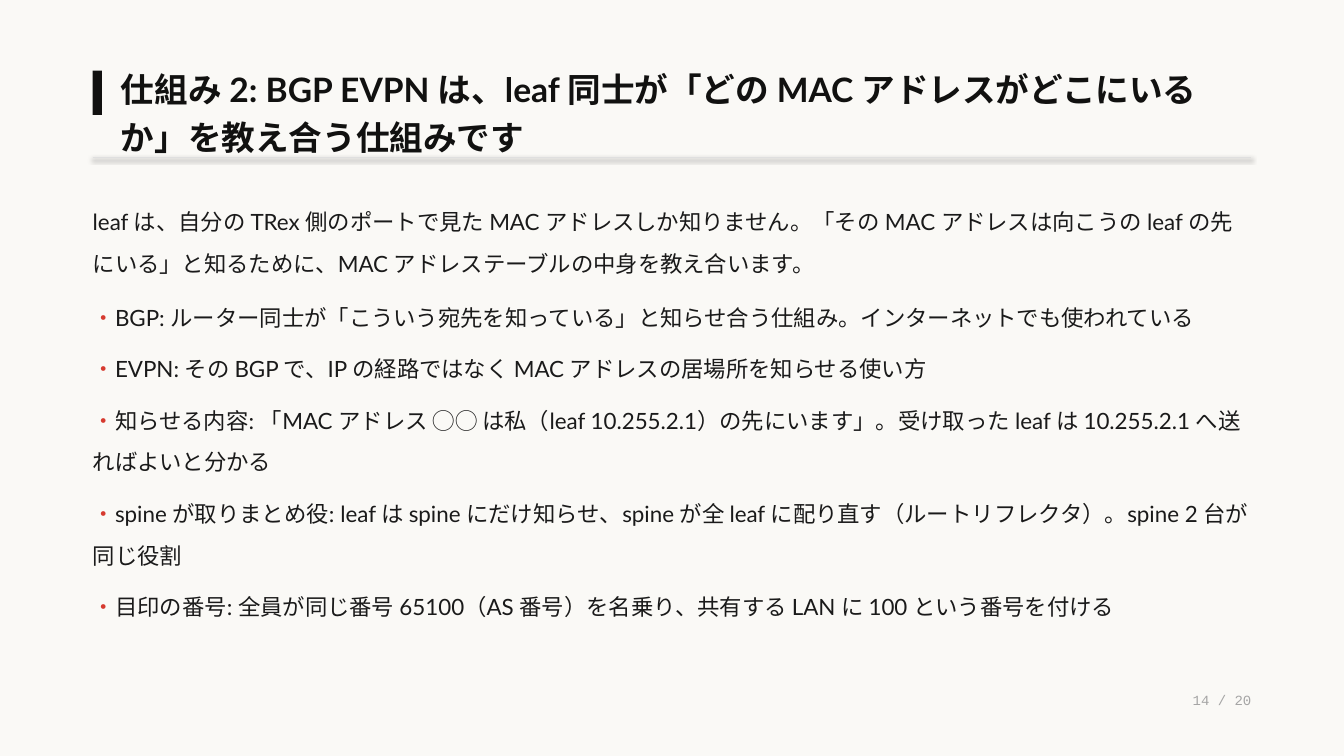
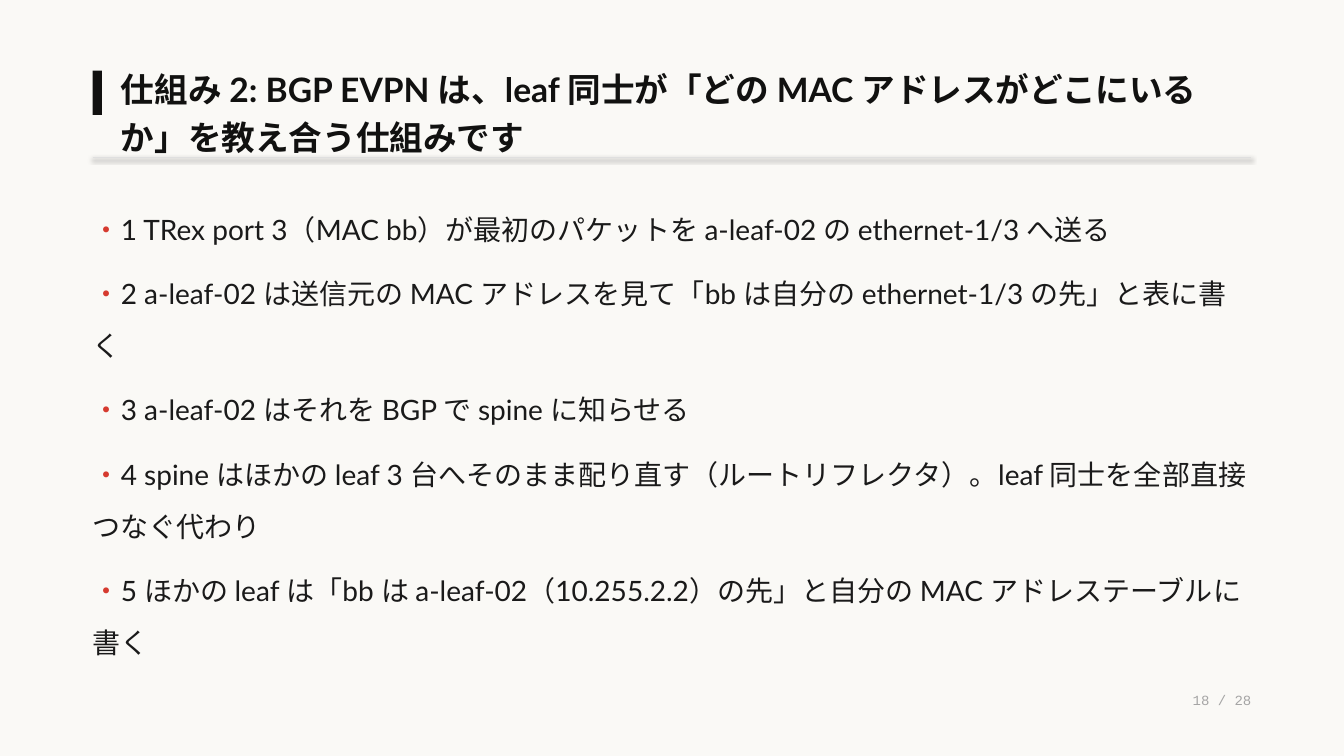
Before and after one commit to eddie-eights/nwc-poc, a slide deck: slide 18 of docs/lab-network-architecter.pptx (slide 14 before the commit). Drawn at 1344x756 pixels with LibreOffice and Linux fonts; fonts in the diff are those of the drawing. Boxes give left, top, right and bottom in pixels: in the first picture for what was removed or moved away, otherwise in the second. Text is boxed around its words. In the diff, an @@ line names an element or a change of style, - is before the commit and + after.

```diff
--- a/docs/lab-network-architecter.pptx
+++ b/docs/lab-network-architecter.pptx
@@ text at (93, 216, 1246, 656): text changed; size 16 to 20 pt @@
-leaf は、自分の TRex 側のポートで見た MAC アドレスしか知りません。「その MAC アドレスは向こうの leaf の先にいる」と知るために、MAC アドレステーブルの中身を教え合います。
+・1 TRex port 3（MAC bb）が最初のパケットを a-leaf-02 の ethernet-1/3 へ送る
+・2 a-leaf-02 は送信元の MAC アドレスを見て「bb は自分の ethernet-1/3 の先」と表に書く
+・3 a-leaf-02 はそれを BGP で spine に知らせる
+・4 spine はほかの leaf 3 台へそのまま配り直す（ルートリフレクタ）。leaf 同士を全部直接つなぐ代わり
+・5 ほかの leaf は「bb は a-leaf-02（10.255.2.2）の先」と自分の MAC アドレステーブルに書く
@@ text removed at (93, 307, 1249, 617) @@
-・BGP: ルーター同士が「こういう宛先を知っている」と知らせ合う仕組み。インターネットでも使われている
-・EVPN: その BGP で、IP の経路ではなく MAC アドレスの居場所を知らせる使い方
-・知らせる内容: 「MAC アドレス ◯◯ は私（leaf 10.255.2.1）の先にいます」。受け取った leaf は 10.255.2.1 へ送ればよいと分かる
-・spine が取りまとめ役: leaf は spine にだけ知らせ、spine が全 leaf に配り直す（ルートリフレクタ）。spine 2 台が同じ役割
-・目印の番号: 全員が同じ番号 65100（AS 番号）を名乗り、共有する LAN に 100 という番号を付ける
@@ text at (1193, 696, 1252, 705): text changed @@
-14 / 20
+18 / 28
```
Also in this commit, not shown: 18 other slides changed, 8 slides added, 1 other file.
